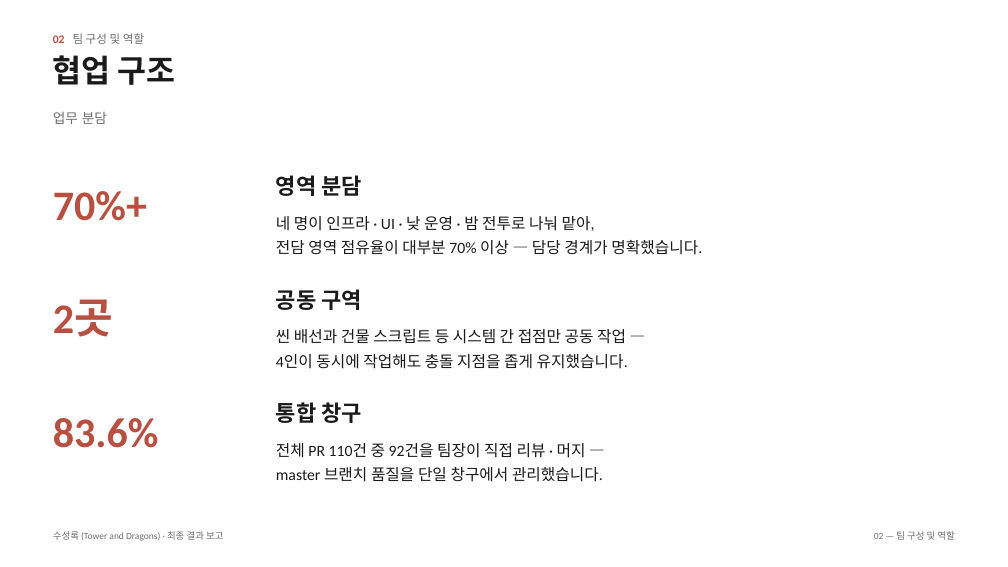
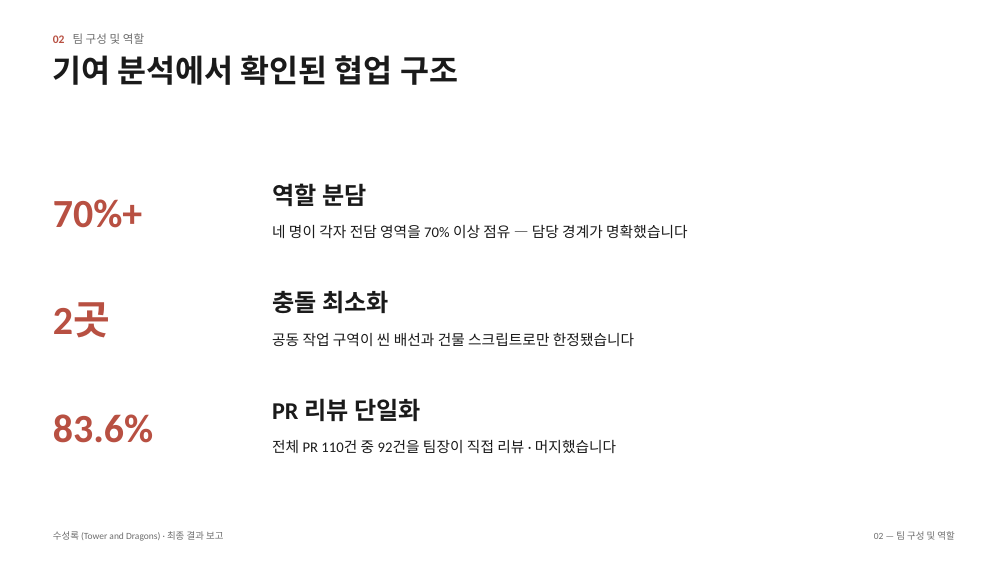
Before and after one commit to JoKangHyeon/TowerAndDragon, a slide deck: slide 8 of Docs/수성록_최종결과보고_초안.pptx (slide 6 before the commit). Drawn at 1008x567 pixels with LibreOffice and Linux fonts; fonts in the diff are those of the drawing. Boxes give left, top, right and bottom in pixels: in the first picture for what was removed or moved away, otherwise in the second. Text is boxed around its words. In the diff, an @@ line names an element or a change of style, - is before the commit and + after.

```diff
--- a/Docs/수성록_최종결과보고_초안.pptx
+++ b/Docs/수성록_최종결과보고_초안.pptx
@@ text at [53, 55, 458, 85]: text changed @@
-협업 구조
+기여 분석에서 확인된 협업 구조
@@ text removed at [53, 112, 107, 124] @@
-업무 분담
@@ size 40 to 38 pt in 3 elements at [53, 302, 110, 338], [53, 414, 153, 443], [53, 199, 142, 228] @@
@@ text "70%+": place and size @@
-text "70%+" at [53, 191, 147, 221]
+text "70%+" at [53, 199, 142, 228]
@@ text at [272, 183, 366, 206]: text changed; size 21 to 23 pt @@
-영역 분담
+역할 분담
@@ text at [272, 224, 688, 238]: text changed; size 15 to 14 pt @@
-네 명이 인프라 · UI · 낮 운영 · 밤 전투로 나눠 맡아,
-전담 영역 점유율이 대부분 70% 이상 — 담당 경계가 명확했습니다.
+네 명이 각자 전담 영역을 70% 이상 점유 — 담당 경계가 명확했습니다
@@ text added at [272, 290, 389, 313], 23 pt, text #1A1A1A, bold @@
+충돌 최소화
@@ text removed at [276, 289, 363, 310] @@
-공동 구역
@@ vertical alignment top to middle in 3 elements at [272, 440, 616, 453], [272, 224, 688, 238], [272, 333, 634, 346] @@
@@ text at [272, 333, 634, 346]: text changed; size 15 to 14 pt @@
-씬 배선과 건물 스크립트 등 시스템 간 접점만 공동 작업 —
-4인이 동시에 작업해도 충돌 지점을 좁게 유지했습니다.
+공동 작업 구역이 씬 배선과 건물 스크립트로만 한정됐습니다
@@ text added at [272, 398, 421, 421], 23 pt, text #1A1A1A, bold @@
+PR 리뷰 단일화
@@ text removed at [276, 402, 363, 423] @@
-통합 창구
@@ text at [272, 440, 616, 453]: text changed; size 15 to 14 pt @@
-전체 PR 110건 중 92건을 팀장이 직접 리뷰 · 머지 —
-master 브랜치 품질을 단일 창구에서 관리했습니다.
+전체 PR 110건 중 92건을 팀장이 직접 리뷰 · 머지했습니다
```
Also in this commit, not shown: 9 other slides changed, 7 slides added, 7 slides removed, 12 other files.
